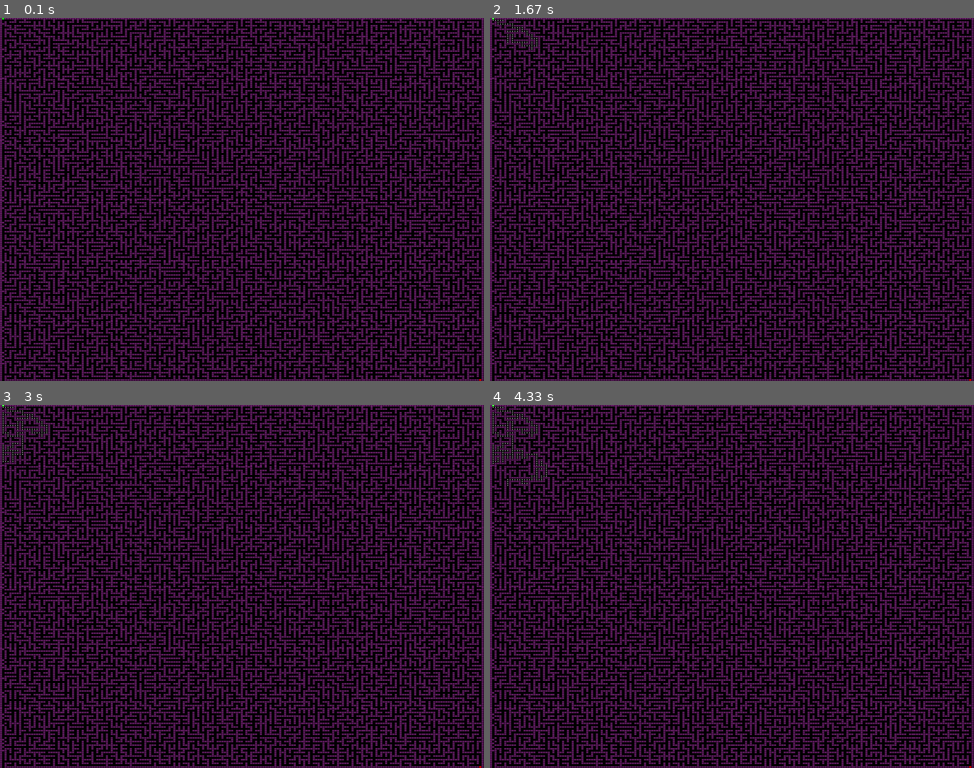
Above: before the commit, frames 1-4 (two rows, left to right).
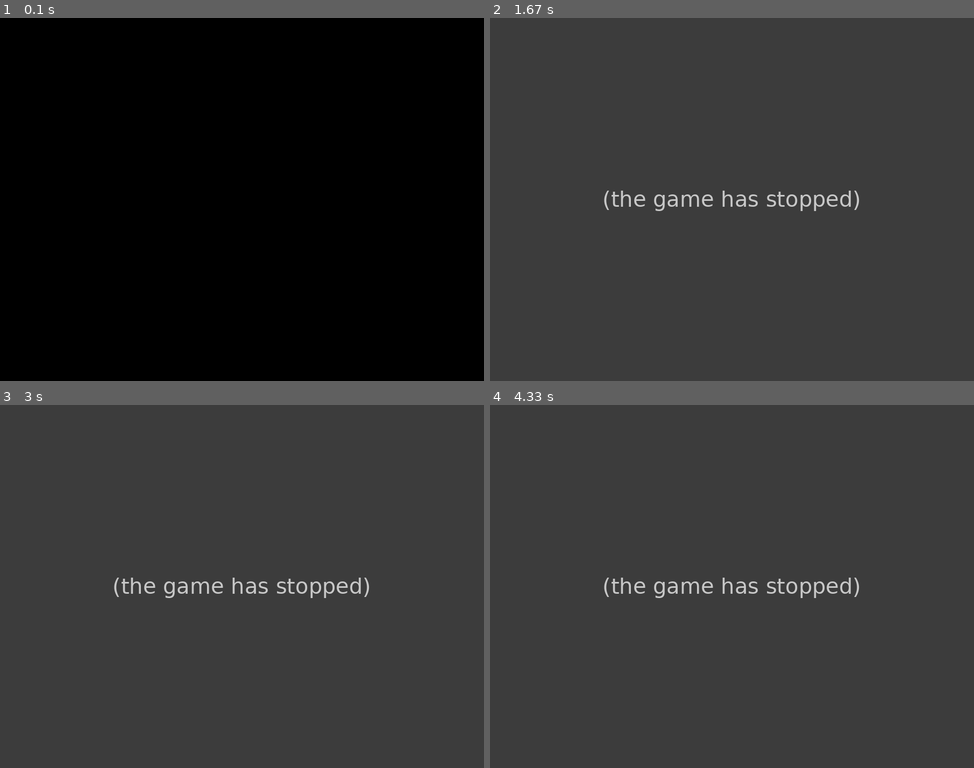
Above: after the commit, the same moments.

Repository: marianodominguez/pythonLab
Game: pygame game, started from maze/testMaze.py
Same seed, same stepped clock (60 frames per second), same inputs: the game is played once before the commit and once after it.
Inputs:
- Up to frame 1 (0.1 s): no input
- Up to frame 2 (1.67 s): no input
- Up to frame 3 (3 s): no input
- Up to frame 4 (4.33 s): no input

The runs differ from the first frame. In frame 1, 48% of the frame differs, in the area x 0-100%, y 0-100%; in frame 2, 100%; in frame 3, 100%; in frame 4, 100%.
Error after the commit: IndexError: list index out of range (DisplayMaze.py line 272); the game stopped at 1 s (later frames are placeholders)

Commit message:
generate a client with claude AI

Diff:
--- a/maze/DisplayMaze.py
+++ b/maze/DisplayMaze.py
@@ -49,20 +49,18 @@
     START_COLOR = (0, 255, 0)
     END_COLOR = (255, 0, 0)
 
-    def __init__(self,params=[]):
-        '''
-        Constructor
-        '''
-
-        pygame.init()
-        self.screen = pygame.display.set_mode(self.mode)
-        self.hscale = (self.width) / self.MAZE_W
-        self.vscale = (self.height) / self.MAZE_H
-        self.maze = [];
-        self.myX, self.myY = (1,1)
+    def init_graph(self,params=[]):
+        if not self.screen :
+            pygame.init()
+            self.screen = pygame.display.set_mode(self.mode)
+            self.hscale = (self.width) / self.MAZE_W
+            self.vscale = (self.height) / self.MAZE_H
+            self.maze = [];
+            self.myX, self.myY = (1,1)
 
 
     def display(self):
+        self.init_graph(self)
         self.screen.fill((0,0,0))
         for x,row in enumerate(self.maze):
             for y,cell in enumerate(row):
@@ -198,23 +196,6 @@
             pygame.draw.rect(self.screen, Color(color), rect)
             pygame.display.update()
 
-
-    def number_of_new_neighbors(self, x, y, visited):
-        """
-        Returns the number of unvisited neighbors that are open paths or the exit.
-        """
-        count = 0
-        neighbors = [
-            (0, 1), (1, 0),
-            (0, -1), (-1, 0)
-        ]
-        for dx, dy in neighbors:
-            nx, ny = x + dx, y + dy
-            if 0 <= nx < self.MAZE_W and 0 <= ny < self.MAZE_H:
-                if (nx, ny) not in visited and (self.maze[nx][ny] == ' ' or self.maze[nx][ny] == 'E'):
-                    count += 1
-        return count
-
     def backtrack_path(self, visited, exit_point, parent):
         """
         Backtrack to find the path from the exit point to the start point.
--- /dev/null
+++ b/maze_server/app.py
@@ -0,0 +1,48 @@
+from flask import Flask, jsonify, render_template
+from maze.DisplayMaze import Maze, generate_maze
+import os
+
+app = Flask(__name__)
+m = Maze()
+maze_map = None
+
+@app.route('/api/maze', methods=['GET'])
+def handle():
+    global maze_map,m
+    if maze_map is None:
+        # Generate a new maze if it hasn't been generated yet
+        os.chdir("../maze")
+        maze_map = generate_maze()
+        m.setMaze(maze_map)
+    return jsonify({'map': maze_map})
+
+@app.route('/api/solve_maze', methods=['GET'])
+def solve():
+    global maze_map,m
+    if maze_map is None:
+        os.chdir("../maze")
+        maze_map = generate_maze()
+    m.setMaze(maze_map)
+    path= m.solve()
+    return jsonify({'path': path})
+
+@app.route('/api/solve_dfs', methods=['GET'])
+def solve_dfs():
+    global maze_map,m
+    if maze_map is None:
+        os.chdir("../maze")
+        maze_map = generate_maze()
+    m.setMaze(maze_map)
+    path= m.solve_dfs()
+    return jsonify({'path': path})
+
+@app.route('/')
+def index():
+    return render_template('./index.html')
+
+@app.route('/maze_client.js')
+def maze_client_js():
+    return app.send_static_file('maze_client.js')
+
+if __name__ == '__main__':
+    app.run(debug=True)
Not shown, changed: README.md
Not shown, added: maze_server/README.md
Not shown, added: maze_server/requirements.txt
Not shown, added: maze_server/static/maze_client.js
Not shown, added: maze_server/templates/index.html
